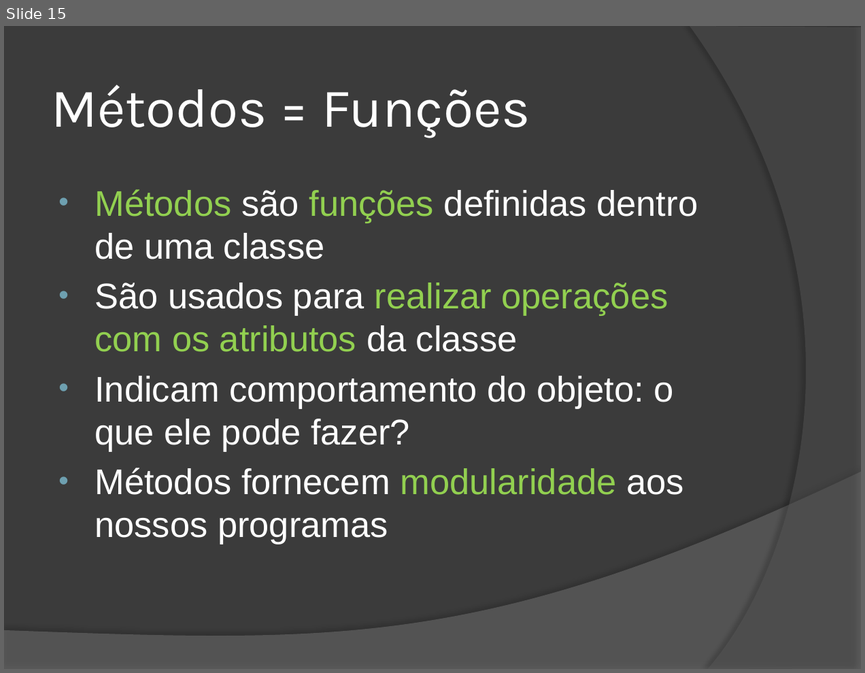
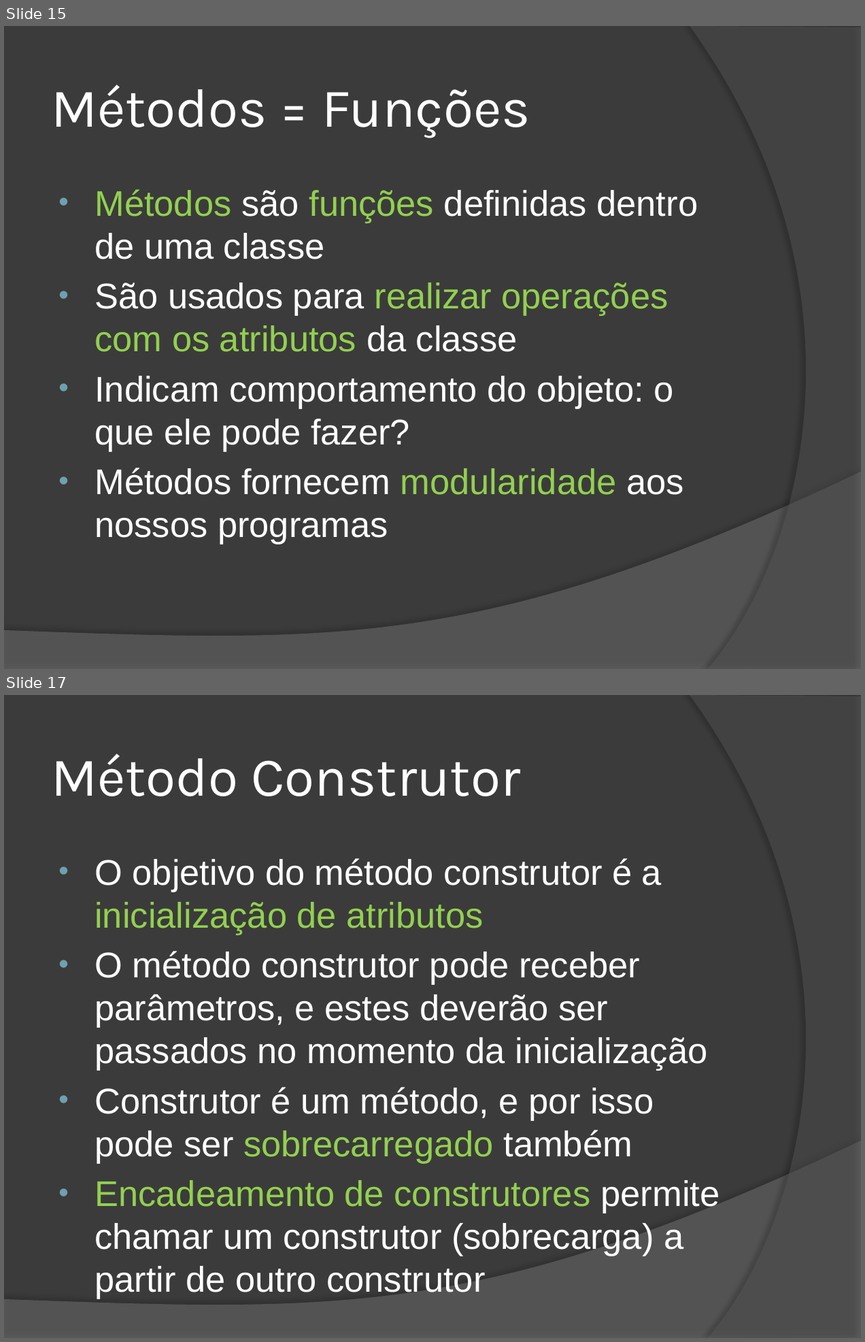
Before and after one commit to wind39/wind39.github.io, a slide deck: curso/modulo2capitulo1.pptx. Shown one above the other, each under a label of ours: slide 15 before the commit, slides 15 and 17 after it; the slides between them are not shown. The pictures are 865x673 and 865x1342 pixels, drawn with LibreOffice and Linux fonts; fonts in the diff are those of the drawing. Boxes give left, top, right and bottom in pixels: in the first picture for what was removed or moved away, otherwise in the second. Text is boxed around its words. In the diff, an @@ line names an element or a change of style, - is before the commit and + after.

```diff
--- a/curso/modulo2capitulo1.pptx
+++ b/curso/modulo2capitulo1.pptx
@@ slide 17 added at (x1=4, y1=695, x2=861, y2=1338), background #3B3B3B; not listed: 2 template elements that a slide beside it also shows @@
@@ title added at (x1=51, y1=753, x2=520, y2=796), 46 pt, text #FFFFFF @@
+Método Construtor
@@ text added at (x1=94, y1=858, x2=719, y2=1256), 30 pt, text #FFFFFF @@
+• O objetivo do método construtor é a inicialização de atributos
+• O método construtor pode receber parâmetros, e estes deverão ser passados no momento da inicialização
+• Construtor é um método, e por isso pode ser sobrecarregado também
+• Encadeamento de construtores permite chamar um construtor (sobrecarga) a partir de outro construtor
```
Also in this commit, not shown: 2 slides changed, 7 other slides added, 3 other files.
